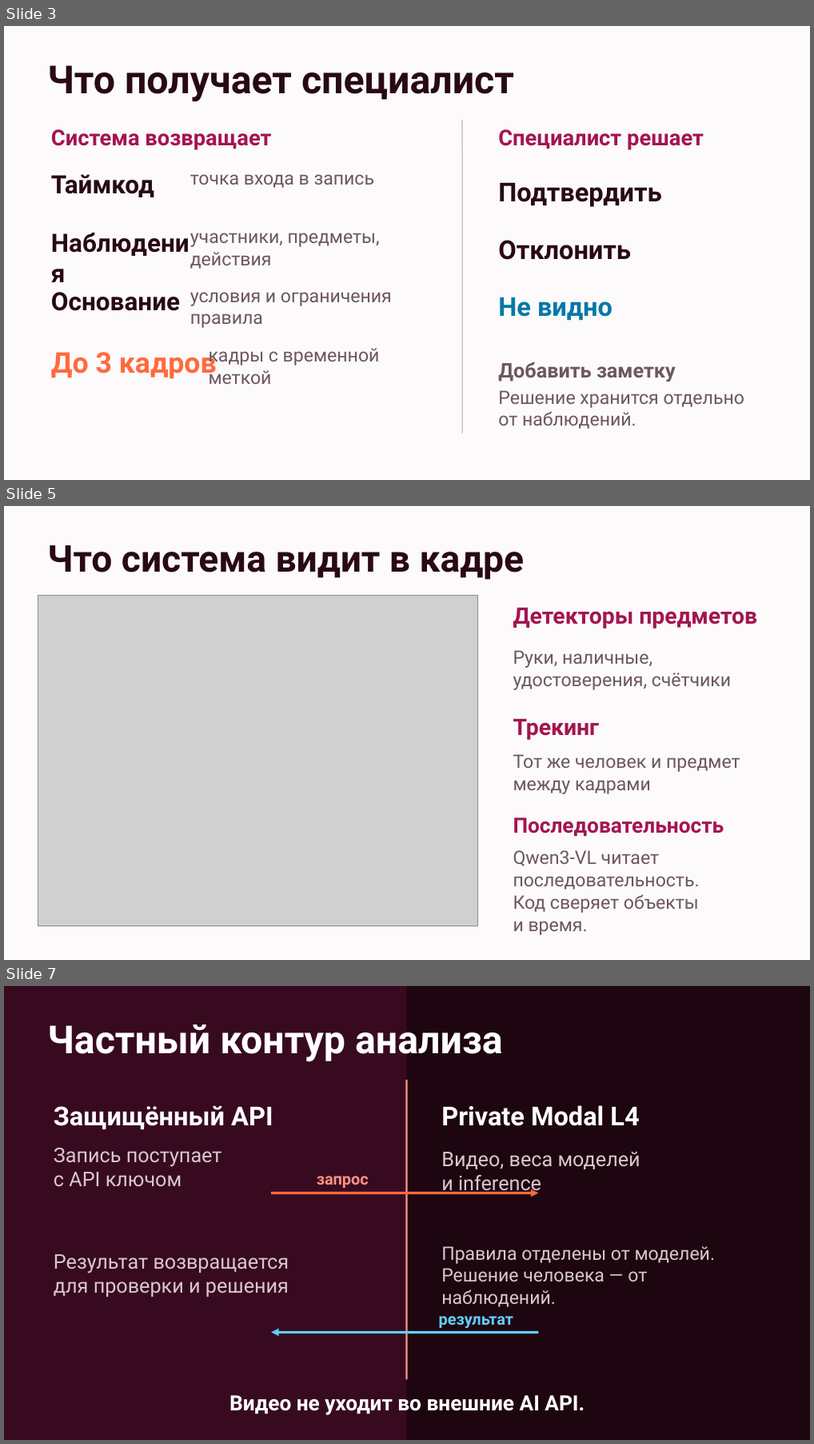
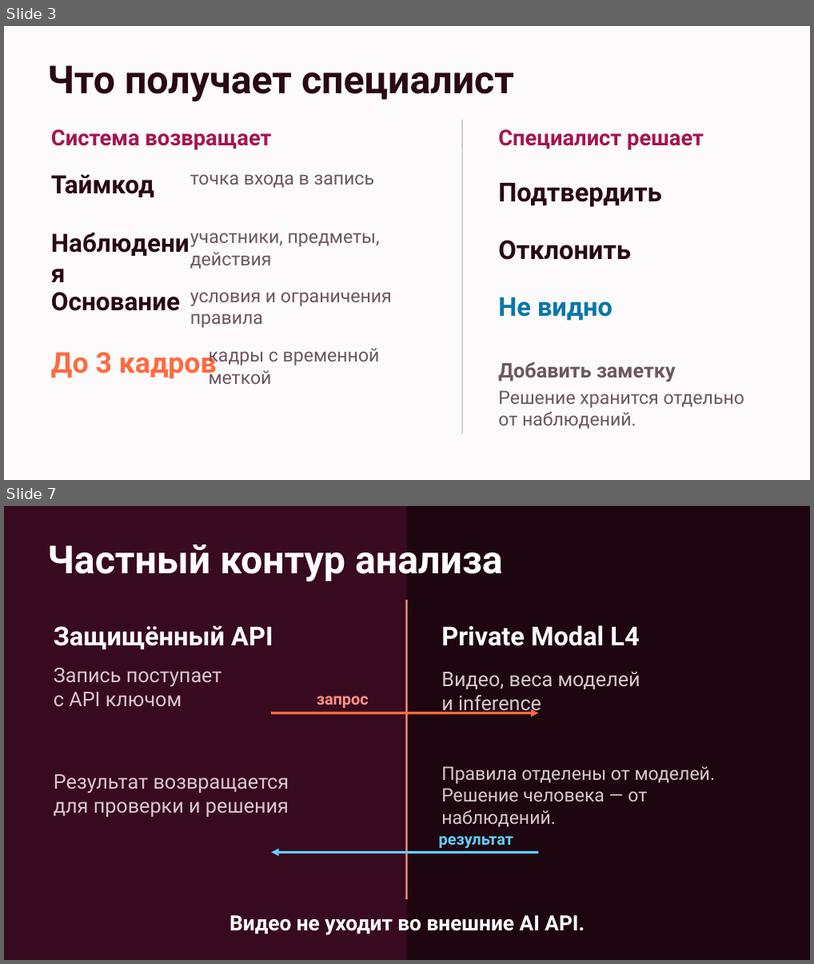
Before and after one commit to DarinaX2005X/dreamteam-datathon, a slide deck: presentation/pitch/output/lado-pitch.pptx. Shown one above the other, each under a label of ours: slides 3, 5 and 7 before the commit, slides 3 and 7 after it; the slides between them are not shown. The pictures are 814x1444 and 814x964 pixels, drawn with LibreOffice and Linux fonts; fonts in the diff are those of the drawing; grey boxes stand for pictures. Boxes give left, top, right and bottom in pixels: in the first picture for what was removed or moved away, otherwise in the second. Text is boxed around its words. In the diff, an @@ line names an element or a change of style, - is before the commit and + after.

```diff
--- a/presentation/pitch/output/lado-pitch.pptx
+++ b/presentation/pitch/output/lado-pitch.pptx
@@ slide 5 removed at [4,506,810,960], background #FCFAFB @@
@@ text removed at [47,545,525,580] @@
-Что система видит в кадре
@@ picture removed at [38,596,478,926] @@
@@ text removed at [514,608,758,628] @@
-Детекторы предметов
@@ text removed at [514,650,731,690] @@
-Руки, наличные, удостоверения, счётчики
@@ text removed at [514,719,600,740] @@
-Трекинг
@@ text removed at [514,754,741,794] @@
-Тот же человек и предмет между кадрами
@@ text removed at [514,817,725,836] @@
-Последовательность
@@ text removed at [514,850,700,935] @@
-Qwen3-VL читает
-последовательность.
-Код сверяет объекты
-и время.
```
Also in this commit, not shown: 2 slides changed, 3 slides added, 2 other slides removed, 15 other files.
